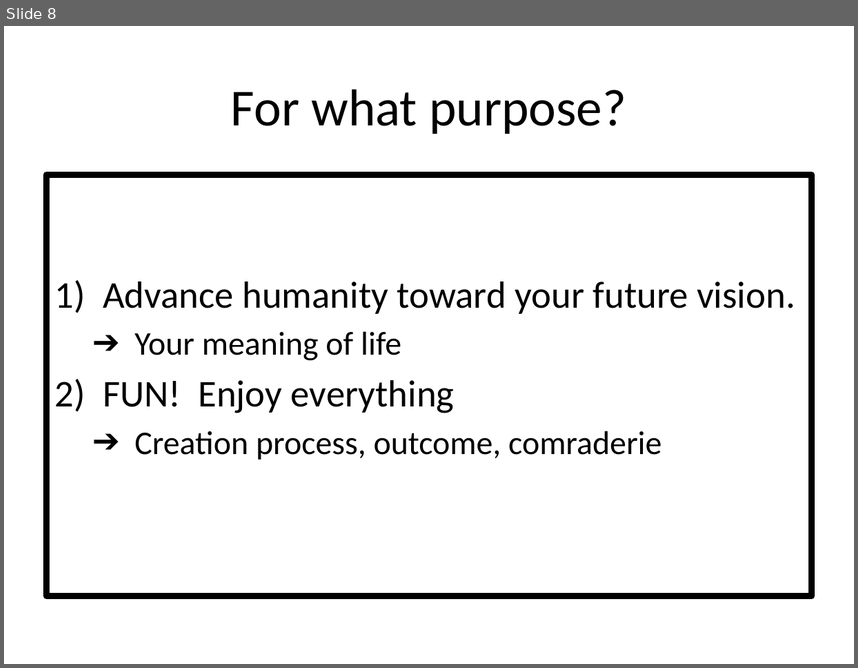
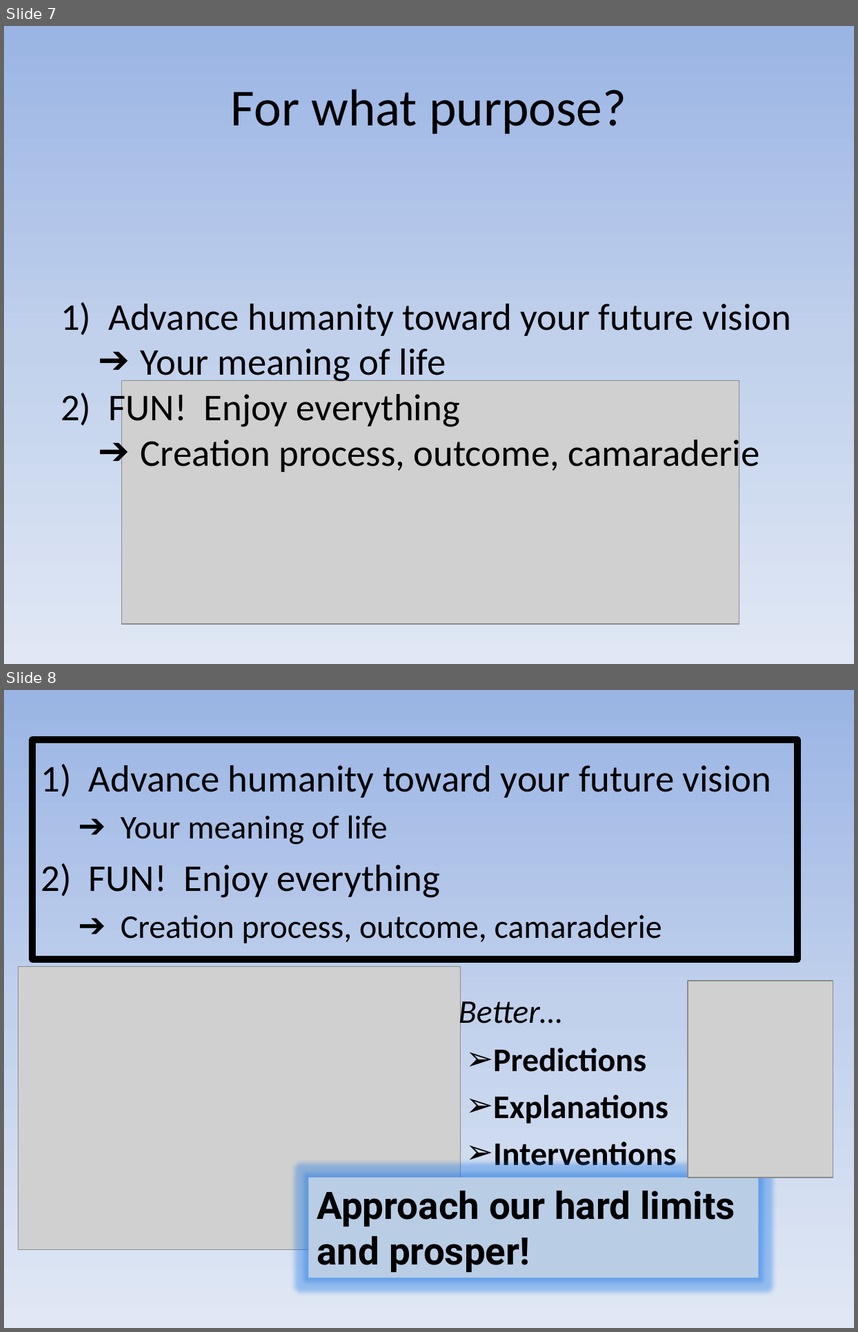
Before and after one commit to dhutchis/ModelTalk, a slide deck: ModelTalk.pptx. Shown one above the other, each under a label of ours: slide 8 before the commit, slides 7 and 8 after it. The pictures are 858x668 and 858x1332 pixels, drawn with LibreOffice and Linux fonts; fonts in the diff are those of the drawing; grey boxes stand for pictures. Boxes give left, top, right and bottom in pixels: in the first picture for what was removed or moved away, otherwise in the second. Text is boxed around its words. In the diff, an @@ line names an element or a change of style, - is before the commit and + after.

Commit message:
Putting everything together with G

```diff
--- a/ModelTalk.pptx
+++ b/ModelTalk.pptx
@@ slide 8 added at (4, 690, 854, 1328), background gradient #9AB5E4 to #C2D1ED to #E1E8F5 @@
@@ text added at (32, 739, 797, 958), outline #000000 5.5 pt, 32 pt, text #000000 @@
+1) Advance humanity toward your future vision
+  ➔ Your meaning of life
+2) FUN! Enjoy everything
+  ➔ Creation process, outcome, camaraderie
@@ picture added at (18, 966, 461, 1250) @@
@@ text added at (459, 995, 563, 1031), 28 pt, text #000000, italic @@
+Better…
@@ picture added at (688, 980, 833, 1177) @@
@@ text added at (493, 1047, 676, 1165), 28 pt, text #000000, bold @@
+➢ Predictions
+➢ Explanations
+➢ Interventions
@@ rectangle added at (308, 1177, 758, 1277), fill #B9CDE5, 32 pt, text #000000, bold @@
+Approach our hard limits and prosper!
@@ what was slide 8 is now slide 7 @@
@@ slide 7 changed as well @@
@@ background #FFFFFF to gradient #9AB5E4 to #C2D1ED to #E1E8F5 @@
@@ text "Advance humanity toward your future ...": place and size @@
-text "Advance humanity toward your future ..." at (47, 175, 811, 595)
+text "Advance humanity toward your future ..." at (108, 303, 791, 474)
@@ text "Advance humanity toward your future ..." at (108, 303, 791, 474): vertical alignment middle to top; outline #000000 5.5 pt to none @@
@@ text at (108, 303, 791, 336): text changed @@
-1) Advance humanity toward your future vision.
+1) Advance humanity toward your future vision
@@ text at (108, 348, 460, 429): size 28 to 32 pt in "Your meaning of life"; less space between paragraphs @@
@@ picture added at (122, 381, 740, 624) @@
@@ text at (141, 434, 760, 474): text changed; size 28 to 32 pt @@
-  ➔ Creation process, outcome, comraderie
+  ➔ Creation process, outcome, camaraderie
```
Also in this commit, not shown: 12 other slides changed, 1 other slide added, 2 slides removed.
